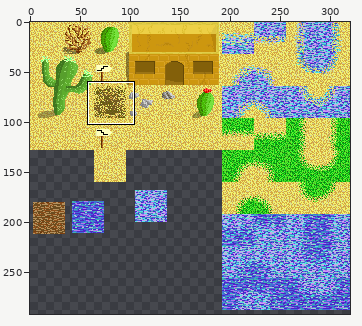
A sprite sheet gets an edit: projectRPG/assets/gfx/tilesetDesert.png. Above: a wide view before the commit, with the close-up outlined.
Close-up. Before the commit:
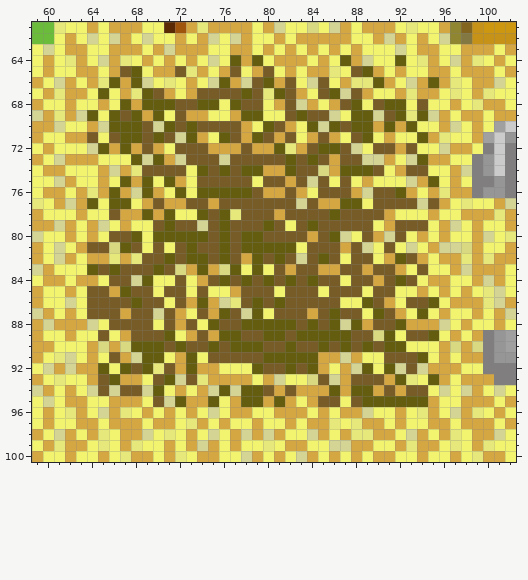
The file is 320x320 pixels. Colours within 5 levels of each other are drawn and written as one. Shown: x 59..102, y 61..100. The wide view leaves out empty margins.
And afterwards:
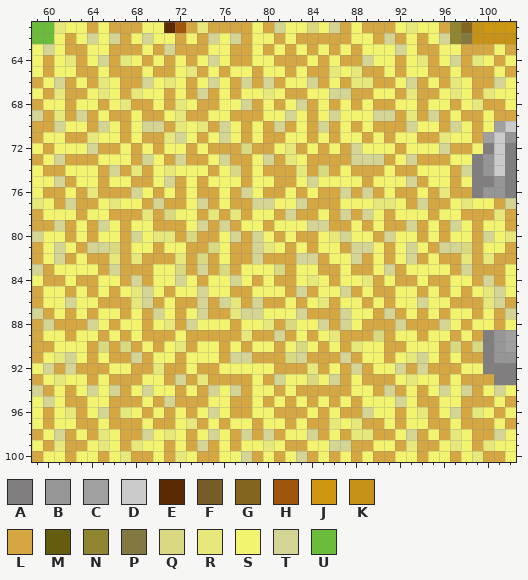
Palette (. is transparent): A #807e7e  B #969696  C #a0a0a0  D #cbcbcb  E #5a2a04  F #775c27  G #83651f  H #a0550d  J #cd970f  K #c69217  L #d5a743  M #645d10  N #908632  P #837842  Q #d8d980  R #e7e87b  S #f2f46f  T #d4d594  U #6bbc3a
Edits made:
y 64: x 77 M -> L; x 79 M -> S; x 87 M -> L; x 92 M -> L
y 65: x 67..68 FM -> LL; x 72 F -> S; x 77 F -> S; x 80 F -> S; x 88..89 FM -> RL
y 66: x 66 M -> S; x 68 M -> L; x 76 M -> S; x 79..80 FM -> LT; x 82 F -> S; x 85 F -> L; x 90 M -> L; x 95 M -> S
y 67: x 65 M -> R; x 69..70 MF -> SS; x 74..79 FFFFMF -> TLSLSS; x 81..82 MF -> SL; x 85..86 FM -> ST; x 88 F -> L
y 68: x 67 M -> R; x 69..75 MMMFFMM -> LSLRSLL; x 77..79 MFF -> STL; x 82 F -> S; x 87..88 FM -> SL; x 90..92 FMM -> LLS; x 94 F -> L
y 69: x 64 M -> L; x 66..68 MFM -> LLS; x 70 M -> L; x 72 F -> R; x 78..79 MM -> LL; x 82..85 FMFF -> TSLS; x 88..89 MM -> SS; x 91..92 FM -> TL; x 94 M -> L
y 70: x 66..69 MMMF -> SLST; x 71..77 MFMFFFF -> LRSRLTS; x 80..81 MF -> LT; x 84 M -> L; x 86..89 MFMM -> LSLS; x 91 M -> L; x 93 M -> T
y 71: x 64 F -> R; x 66..71 FMMFMF -> SLSLLR; x 73 M -> S; x 76..77 MF -> TS; x 79..80 MF -> SL; x 82 F -> S; x 85 F -> S; x 88..89 FM -> SL; x 94 M -> L
y 72: x 65 M -> L; x 67 M -> S; x 69 F -> S; x 72..74 FFF -> SLS; x 78 F -> Q; x 81 M -> S; x 84..87 FMMF -> SLSL; x 90..91 FF -> SS; x 93 F -> S
y 73: x 68 M -> L; x 70 M -> S; x 73..75 FFF -> LLS; x 77..85 FFFFFMFMF -> LLSTLRSLL; x 87..88 FF -> LT; x 94 M -> L
y 74: x 69..72 FFFF -> LSRS; x 74..79 MFMFMM -> SLSQLS; x 82..84 MFF -> LRL; x 87..90 MMMF -> SLLL; x 93..94 FF -> LS
y 75: x 67 M -> S; x 69 M -> L; x 71 M -> T; x 74..78 FFFFF -> LSSSL; x 80..81 FF -> SL; x 83 F -> S; x 85 F -> S; x 87 F -> S; x 95 M -> S
y 76: x 66 M -> L; x 69 M -> S; x 72 M -> L; x 74..79 MMMMMF -> LLSLTS; x 82 F -> S; x 85..87 FFF -> LLT; x 90..92 FFM -> LSL
y 77: x 64 M -> L; x 66..67 MM -> RS; x 70 F -> T; x 73..74 FF -> ST; x 76..82 FFFFFFF -> SLLTTSS; x 84 F -> L; x 87..88 MM -> SS; x 90..93 FFFF -> RRSL; x 95 F -> L
y 78: x 66 F -> L; x 69 M -> R; x 71 M -> Q; x 74..76 MFM -> LRL; x 78..80 FFF -> LSS; x 82..90 FFFFMFFFF -> TLLSLTLTS
y 79: x 70..73 FMFF -> LLLS; x 75..81 FMFFFMF -> LTLSSLS; x 83..89 FMFFFFF -> STTLLSL; x 92..94 FFF -> LTL
y 80: x 66..68 FFM -> SLT; x 70..83 MMMMMFMFMMFFFF -> RRLQLLSTLTSLSL; x 85..86 FM -> SR; x 89 F -> S; x 92 F -> S
y 81: x 64..65 FF -> TT; x 67..68 MF -> LS; x 70 F -> L; x 72..82 FMFFMFMMMMM -> SLLQSLLTRSL; x 84..86 FFF -> LSS; x 88 F -> T; x 91 F -> L
y 82: x 69..77 FFMFMMFMF -> LLLRLQLSL; x 79..82 MFMF -> TLLL; x 84..86 FMF -> TLS; x 88..89 FF -> TL; x 92..93 MF -> ST
y 83: x 64..71 MFMFFFMF -> SLTLLLSS; x 74 M -> T; x 77 M -> L; x 79 M -> S; x 81 F -> Q; x 83..84 FF -> SS; x 87..88 FF -> SL; x 90..91 FF -> ST; x 94 F -> S
y 84: x 66..67 FF -> SL; x 69 M -> L; x 72 F -> T; x 75..86 FMFMFMFMFMFF -> SSTSLSLLSRSL; x 88..89 FF -> SR; x 91..93 FMF -> SLL
y 85: x 64..65 FF -> LS; x 67..69 MFF -> SRT; x 71..72 FF -> LS; x 74 F -> T; x 78..80 FFF -> LSS; x 82..84 FFF -> LTL; x 86..88 FFF -> STL; x 90..91 FF -> LL
y 86: x 64..70 FFFFMFF -> SLLLRTL; x 72 F -> L; x 74 M -> T; x 78..86 FMFMFFFFF -> LTLLSLSRL; x 89..90 MF -> LS; x 93..95 FFM -> STS
y 87: x 64..66 FFF -> LSS; x 68..69 FF -> SL; x 71 F -> S; x 74 F -> T; x 76..77 MF -> LR; x 79 M -> T; x 81..83 FFF -> SST; x 85..88 FMFF -> LLTS; x 90..91 MF -> LT; x 94 M -> L
y 88: x 66..69 FFFF -> LSSL; x 71 F -> R; x 73 F -> T; x 75..86 MFFMMMMMFMFM -> SSLSSRLQSSTL; x 88 M -> S; x 90..92 FFM -> LLT
y 89: x 65 F -> L; x 68..71 FFFM -> SLLL; x 74 F -> L; x 76..89 MMFFMMFMMMMMFF -> LLRLLTLSLSRLLL; x 91 M -> L; x 93..95 FFM -> SLS
y 90: x 68..92 MMMFMFFMFMMMFFMFFMFMFMFMM -> LSLSRLSSLSLSSLSQSLSLRSSLL
y 91: x 66 F -> L; x 69..70 MM -> LS; x 73 M -> S; x 75..84 FFFFFMMMMM -> SLTTLLLQTL; x 91..94 FFFM -> LSRT
y 92: x 65 M -> L; x 67..69 MFM -> SLL; x 71 F -> L; x 73 M -> S; x 79..84 MFFMFM -> SSLLLR; x 89 M -> L; x 91 M -> S; x 93 F -> L
y 93: x 65..66 FM -> SL; x 70..71 FM -> SL; x 73 F -> L; x 85 F -> S; x 88..90 FFF -> SLL; x 92 M -> S; x 95 M -> S
y 94: x 65 F -> S; x 67..68 FF -> LS; x 70 M -> S; x 76 M -> S; x 78..80 MMF -> LSS; x 82 F -> S; x 86 M -> L; x 88..89 MM -> SS; x 91 F -> T; x 93..94 FF -> SL
y 95: x 70 F -> L; x 72 M -> L; x 75 M -> S; x 78..79 MM -> LS; x 81 M -> S; x 85..86 FF -> SL; x 88..94 FMMMMMM -> LSSSTSL
Pixel boxes of the changes (left, top, right, bottom) in both close-ups:
changed: (87, 55, 439, 407)
